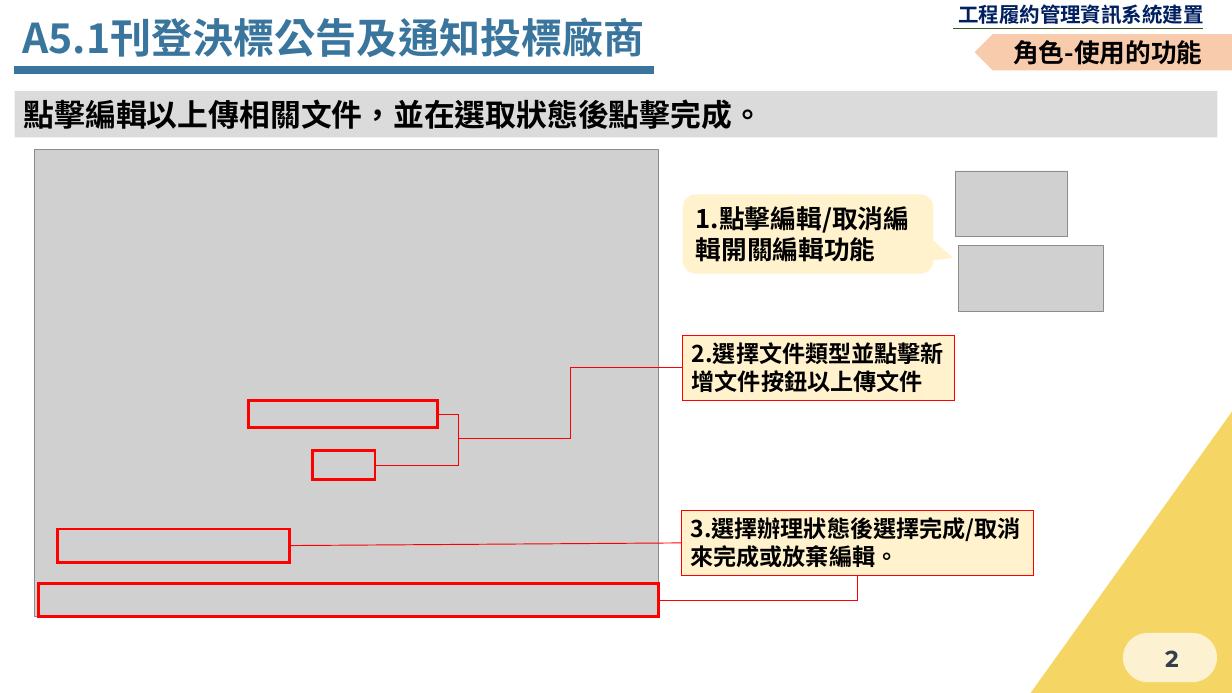
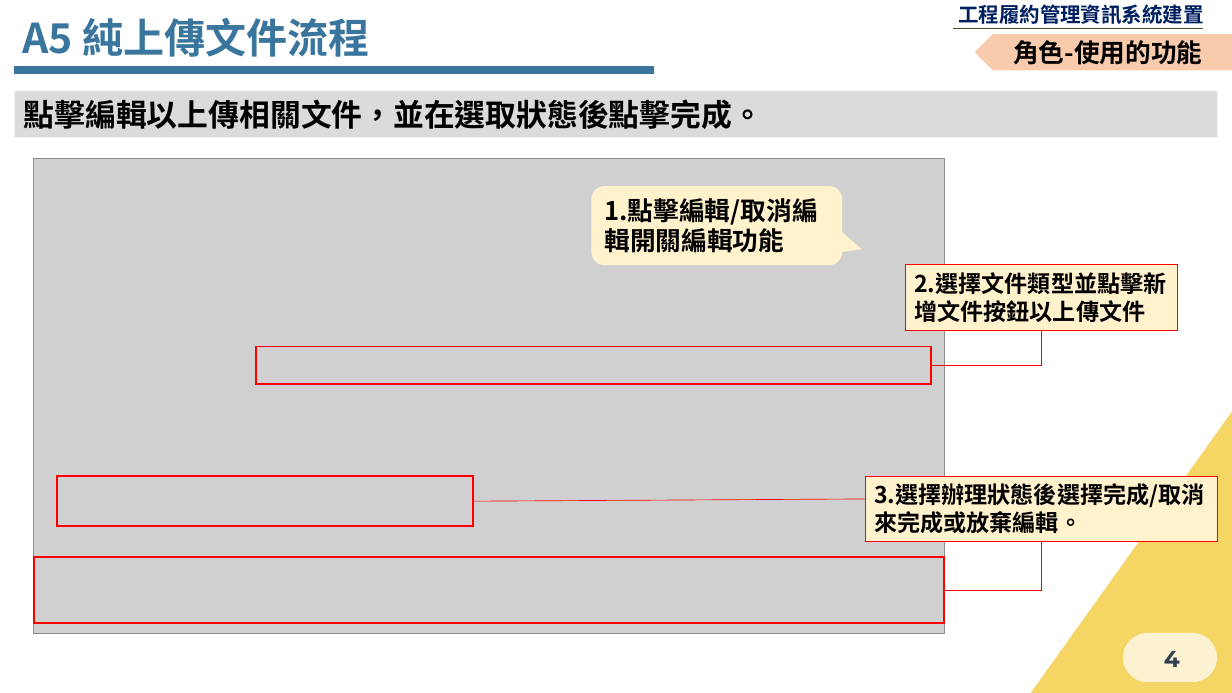
Before and after one commit to Menigo/SunriseDocument, a slide deck: slide 4 of 決標後.pptx (slide 2 before the commit). Drawn at 1232x693 pixels with LibreOffice and Linux fonts; fonts in the diff are those of the drawing; grey boxes stand for pictures; background and template pictures are left out. Boxes give left, top, right and bottom in pixels: in the first picture for what was removed or moved away, otherwise in the second. Text is boxed around its words. In the diff, an @@ line names an element or a change of style, - is before the commit and + after.

```diff
--- a/決標後.pptx
+++ b/決標後.pptx
@@ text at <box>22,18,370,57</box>: text changed @@
-A5.1刊登決標公告及通知投標廠商
+A5 純上傳文件流程
@@ picture: place and size @@
-picture at <box>35,149,659,616</box>
+picture at <box>34,158,945,633</box>
@@ picture removed at <box>956,171,1068,237</box> @@
@@ rounded speech box "1.點擊編輯/取消編輯開關編輯功能": place and size @@
-rounded speech box "1.點擊編輯/取消編輯開關編輯功能" at <box>683,195,933,274</box>
+rounded speech box "1.點擊編輯/取消編輯開關編輯功能" at <box>592,186,842,265</box>
@@ rectangle "2.選擇文件類型並點擊新": place and size @@
-rectangle "2.選擇文件類型並點擊新" at <box>683,335,955,401</box>
+rectangle "2.選擇文件類型並點擊新" at <box>906,265,1177,331</box>
@@ picture removed at <box>959,245,1104,311</box> @@
@@ rectangle added at <box>256,347,932,384</box>, outline #FF0000 1.5 pt @@
@@ elbow line added from (932, 366) to (1042, 330), #FF0000 0.5 pt @@
@@ elbow line removed from (458, 439) to (683, 368) @@
@@ rectangle removed at <box>249,401,437,428</box> @@
@@ elbow line removed from (438, 414) to (458, 465) @@
@@ rectangle added at <box>57,476,472,526</box>, outline #FF0000 1.5 pt @@
@@ rectangle removed at <box>312,451,375,480</box> @@
@@ line removed from (375, 465) to (459, 465) @@
@@ rectangle "3.選擇辦理狀態後選擇完成/取消": place and size @@
-rectangle "3.選擇辦理狀態後選擇完成/取消" at <box>681,510,1033,576</box>
+rectangle "3.選擇辦理狀態後選擇完成/取消" at <box>865,476,1217,542</box>
@@ line added from (473, 501) to (865, 499), #FF0000 0.5 pt @@
@@ rectangle removed at <box>57,530,289,563</box> @@
@@ rectangle added at <box>34,557,945,623</box>, outline #FF0000 1.5 pt @@
@@ line removed from (289, 545) to (681, 543) @@
@@ elbow line added from (1042, 542) to (945, 591), #FF0000 0.5 pt @@
@@ rectangle removed at <box>39,584,659,617</box> @@
@@ elbow line removed from (658, 600) to (858, 576) @@
@@ page number at <box>1164,651,1180,667</box>: text changed @@
-2
+4
```
Also in this commit, not shown: 1 other slide changed, 1 slide added, 1 other file.
